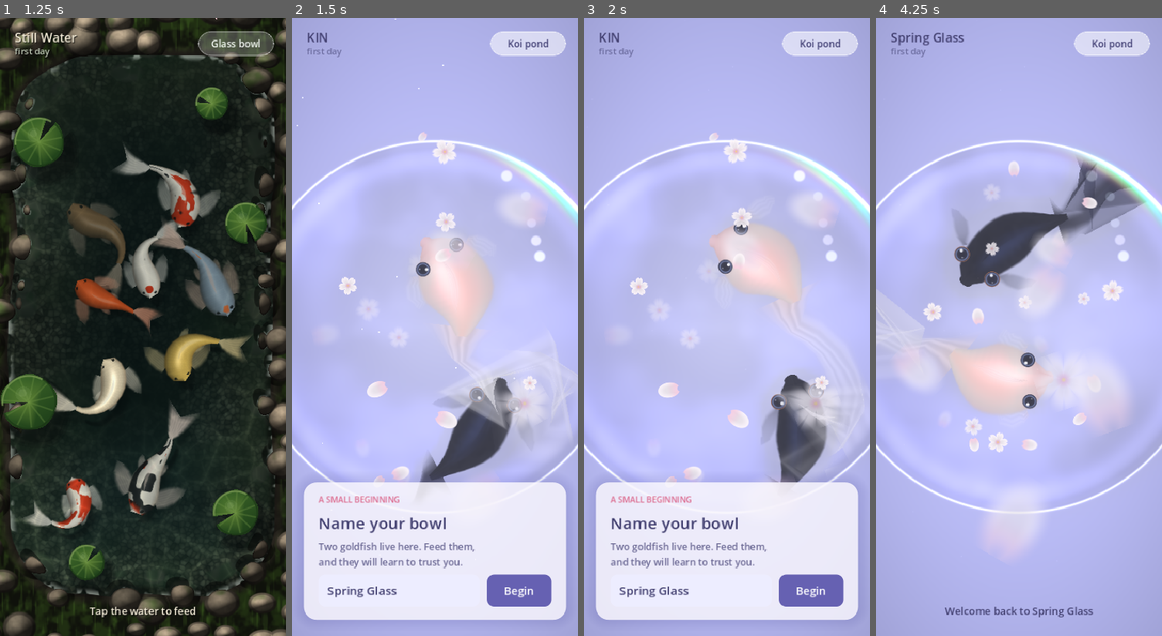
Above: before the commit, frames 1-4 (left to right).
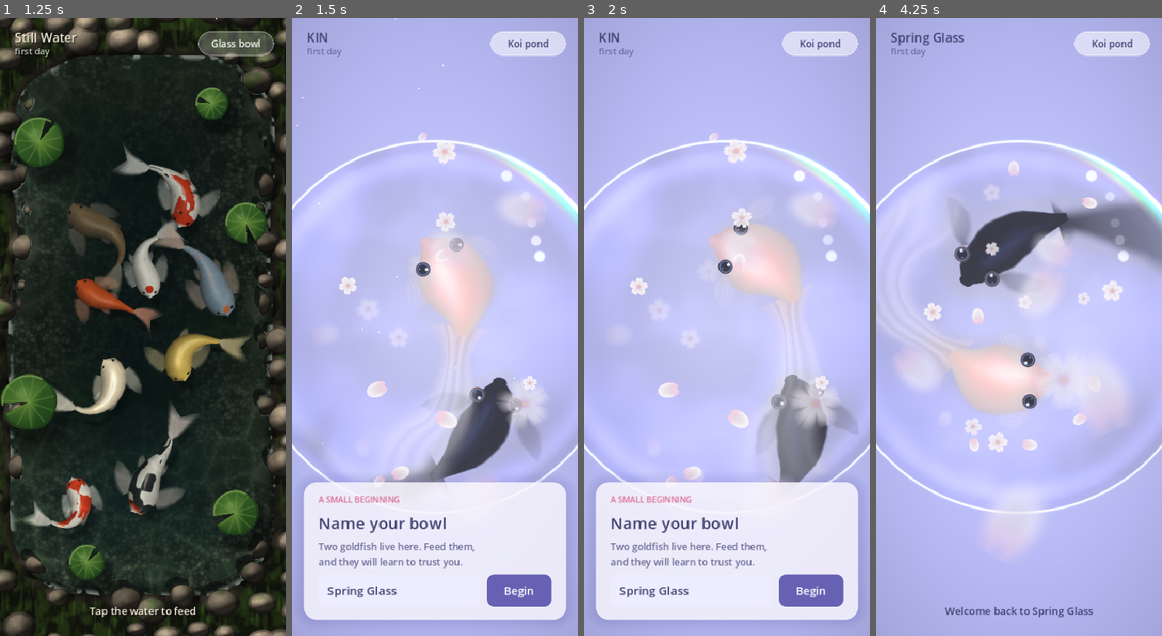
Above: after the commit, the same moments.

Repository: aeiouvcode/kin-living-pond
Game: Godot game, scene res://main.tscn
Same seed, same stepped clock (60 frames per second), same inputs: the game is played once before the commit and once after it.
Inputs:
- Up to frame 1 (1.25 s): click "Begin" at 0.5 s
- Up to frame 2 (1.5 s): click "Glass bowl" at 1.25 s
- Up to frame 3 (2 s): no input
- Up to frame 4 (4.25 s): click "Begin" at 2 s; click "Koi pond" at 2.75 s; click "Glass bowl" at 3.5 s

Frame 1 is identical in both runs. In frame 2, 2.3% of the frame differs, in the area x 3-98%, y 55-76%; in frame 3, 2.3%; in frame 4, 3.5%, in the area x 0-100%, y 22-54%.

Commit message:
KIN cycle 7: demekin veil keeps a fan on turns, velvety body, fuller fins, softer ripple light

Diff:
--- a/godot/goldfish.gd
+++ b/godot/goldfish.gd
@@ -267,16 +267,27 @@
 		m /= float(S)
 		mp /= float(S)
 		var lat = (m - mp).normalized().orthogonal()
-		var minsep = width * 0.03 * (1.0 + float(i) * 0.3)
+		# Minimum gap grows toward the tip so the veil can never collapse into
+		# a single dark whip on a hard turn; the push is re-centred afterwards
+		# so the veil does not drift to one side.
+		var minsep = width * (0.05 if kind == 1 else 0.035) * (1.0 + float(i) * 0.35)
 		var prev_p = -INF
+		var shift = PackedFloat32Array()
+		shift.resize(S)
+		for s in S:
+			var pj = (strands[s][i] - m).dot(lat)
+			if pj < prev_p + minsep:
+				shift[s] = prev_p + minsep - pj
+				pj = prev_p + minsep
+			prev_p = pj
+		var avg = 0.0
+		for s in S:
+			avg += shift[s]
+		avg /= float(S)
 		for s in S:
 			var st: PackedVector2Array = strands[s]
-			var pj = (st[i] - m).dot(lat)
-			if pj < prev_p + minsep:
-				st[i] += lat * (prev_p + minsep - pj)
-				pj = prev_p + minsep
-				strands[s] = st
-			prev_p = pj
+			st[i] += lat * (shift[s] - avg)
+			strands[s] = st
 	var fwd = Vector2.from_angle(heading)
 	for sd in 2:
 		var sgn = -1.0 if sd == 0 else 1.0
@@ -285,7 +296,7 @@
 		var t2 = (spine[3] - spine[4]).normalized()
 		pts2[0] = spine[3] + t2.orthogonal() * sgn * width * 0.42
 		var pd = (t2.orthogonal() * sgn * 0.8 - t2).normalized().rotated(sgn * sin(phase * 1.3) * 0.35)
-		var pseg = length * 0.07
+		var pseg = length * (0.09 if kind == 1 else 0.07)
 		for i in range(1, 5):
 			var cur2 = pts2[i]
 			var vel2 = (cur2 - prv2[i]) * 0.85
@@ -302,7 +313,8 @@
 	var s = sin(PI * clampf(u * 0.92 + 0.04, 0.0, 1.0))
 	if kind == 1:
 		var head1 = pow(clampf(u / 0.1, 0.0, 1.0), 0.4)
-		return width * 0.5 * pow(s, 0.45) * (0.7 + 0.3 * head1) * (1.0 - 0.7 * smoothstep(0.45, 1.0, u))
+		var lump = 1.0 + 0.045 * sin(u * 21.0) * smoothstep(0.1, 0.3, u) * (1.0 - smoothstep(0.6, 0.8, u))
+		return width * 0.5 * pow(s, 0.45) * (0.7 + 0.3 * head1) * (1.0 - 0.62 * smoothstep(0.45, 1.0, u)) * lump
 	var head = pow(clampf(u / 0.18, 0.0, 1.0), 0.5)
 	return width * 0.5 * pow(s, 0.6) * (0.62 + 0.38 * head) * (1.0 - 0.45 * smoothstep(0.55, 1.0, u))
 
@@ -349,7 +361,7 @@
 		var pb = pts.size()
 		for i in 5:
 			var dd = (pc[mini(i + 1, 4)] - pc[maxi(i - 1, 0)]).normalized().orthogonal()
-			var hw = width * 0.17 * sin(PI * (0.15 + 0.85 * float(i) / 4.0))
+			var hw = width * (0.25 if kind == 1 else 0.17) * sin(PI * (0.15 + 0.85 * float(i) / 4.0))
 			pts.append(c0 + (pc[i] - c0) * sc + dd * hw)
 			pts.append(c0 + (pc[i] - c0) * sc - dd * hw)
 			uvs.append(Vector2(float(i) / 4.0, 0.0))
@@ -397,7 +409,7 @@
 		var u3 = float(i - 3) / 9.0
 		var n3 = tn[i].orthogonal()
 		var fl = sin(phase * 1.2 - u3 * 3.0) * width * 0.12 * u3
-		var hw3 = width * 0.07 * sin(PI * u3) + 0.6
+		var hw3 = width * (0.11 if kind == 1 else 0.07) * sin(PI * u3) + 0.6
 		pts.append(sp[i] + n3 * (hw3 + fl))
 		pts.append(sp[i] - n3 * (hw3 - fl))
 		uvs.append(Vector2(u3, 0.0))
--- a/godot/shaders/bowl_comp.gdshader
+++ b/godot/shaders/bowl_comp.gdshader
@@ -48,12 +48,12 @@
 	}
 	glow /= 11.7;
 	col += max(glow - 0.62, 0.0) * 1.1 * bloom;
-	col = mix(col, glow, 0.12 * bloom);
+	col = mix(col, glow, 0.08 * bloom);
 	// Ripple light.
 	vec3 n = normalize(vec3(-grad * 16.0, 1.0));
 	vec3 L = normalize(vec3(0.45, -0.7, 0.55));
 	float spec = pow(max(dot(n, normalize(L + vec3(0, 0, 1))), 0.0), 60.0);
-	col += vec3(1.0) * spec * 0.35;
+	col += vec3(1.0) * spec * 0.18;
 	col += vec3(0.06, 0.06, 0.08) * clamp(-(hx + hy) * 20.0, -1.0, 1.0);
 	// Glass rim with a rainbow refraction glint at the upper right.
 	vec2 px = uv * res;
Not shown, changed: godot/CHECKPOINT.md
Not shown, changed: godot/CURRENT_TASK.md
